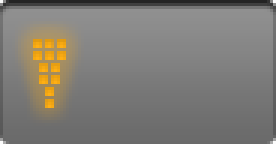
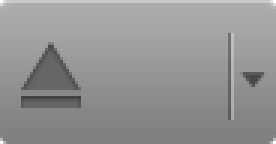
Layers edited between the first and the second 276px x 144px image:
added group "Menu icon" with 2 layers above "Eject icon" over <box>228,33,234,120</box>
added layer "line copy" (31%) in group "Menu icon" over <box>228,33,234,120</box>
